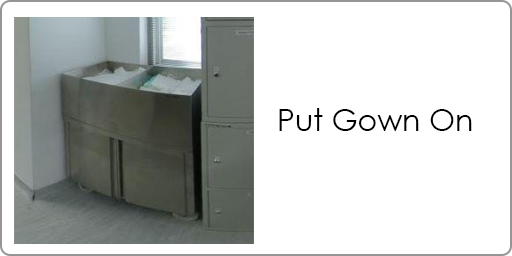
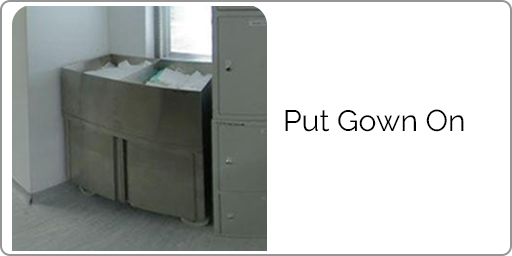
Revision of a layered 512px x 256px image; what changed, layer by layer:
painted on "Put Gown On" over box(279, 108, 472, 132)
renamed "Layer 1" to "Layer 3", painted on it over box(12, 6, 267, 251)
added layer "Rounded Rectangle 2" in group "Artboard 1" over box(12, 6, 267, 251)
